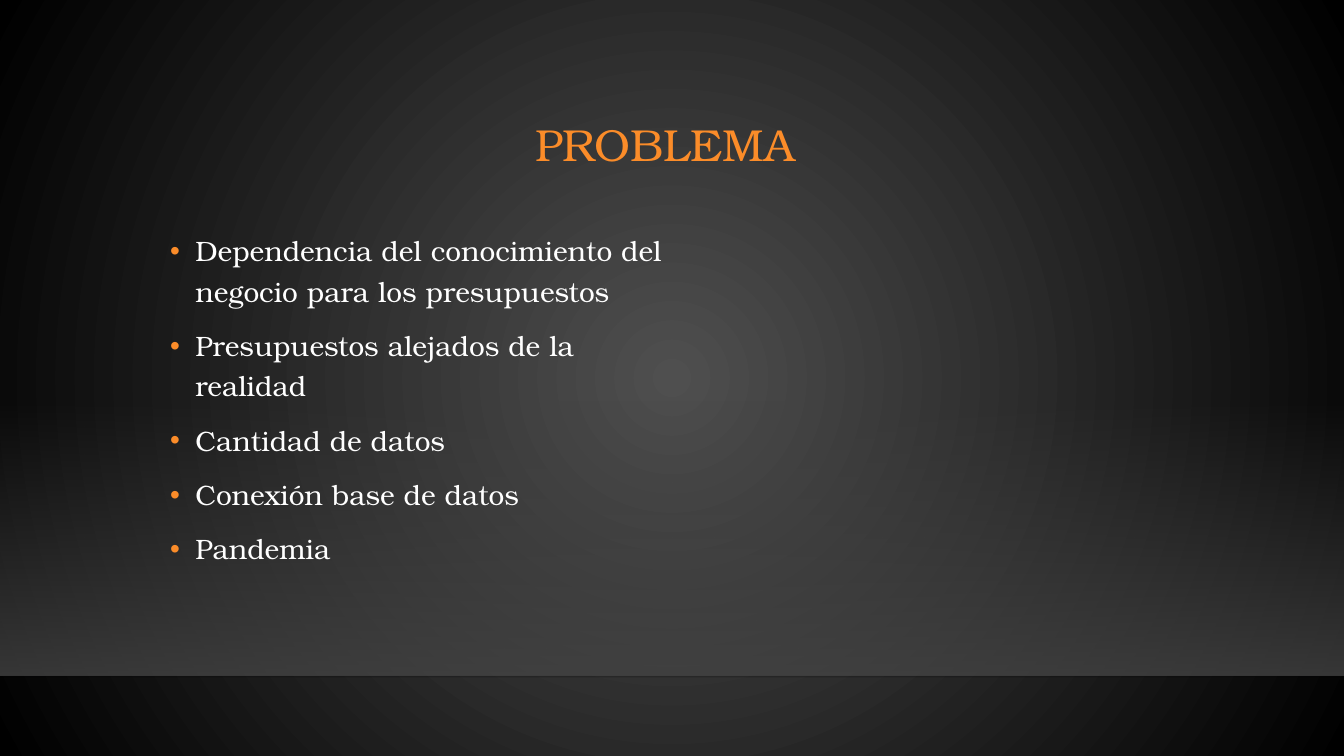
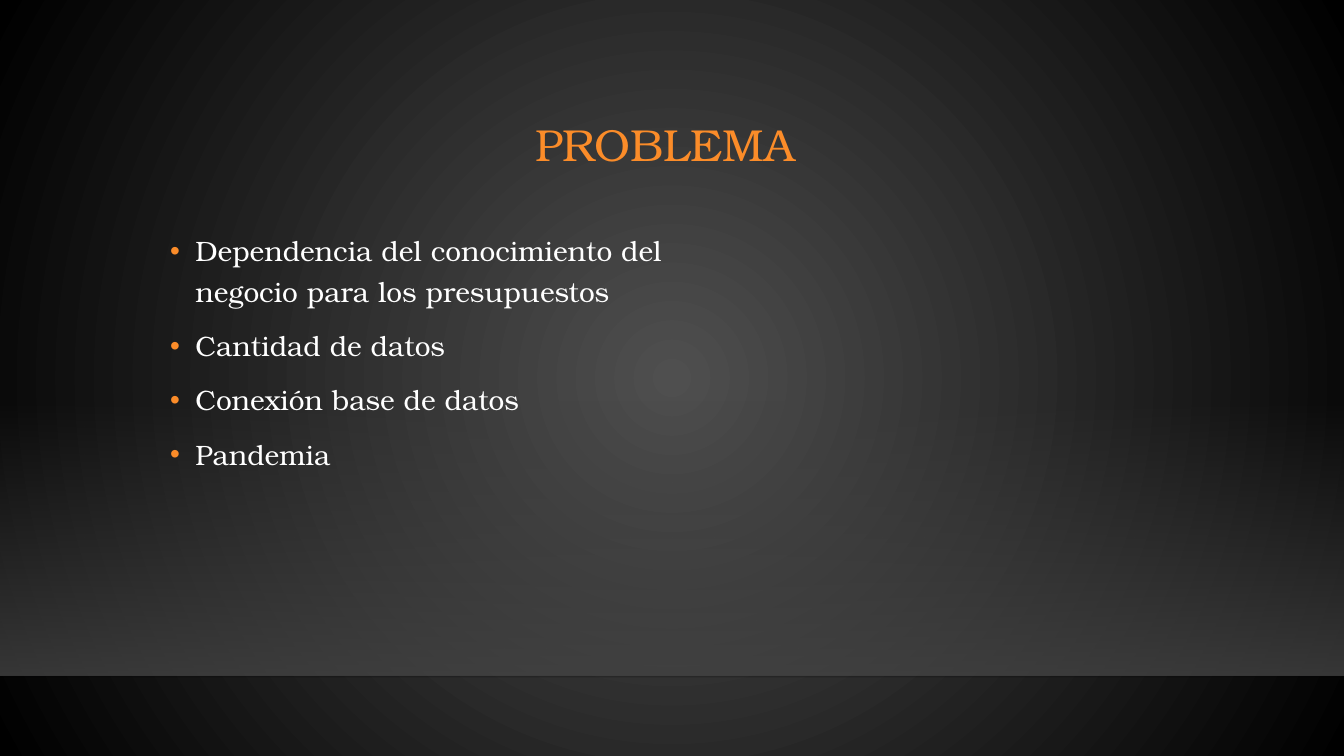
Before and after one commit to DanielAcevedoLaRivera/ProyectoR, a slide deck: slide 2 of Proyecto_final/Presentacion.pptx. Drawn at 1344x756 pixels with LibreOffice and Linux fonts; fonts in the diff are those of the drawing; background and template pictures are left out. Boxes give left, top, right and bottom in pixels: in the first picture for what was removed or moved away, otherwise in the second. Text is boxed around its words. In the diff, an @@ line names an element or a change of style, - is before the commit and + after.

```diff
--- a/Proyecto_final/Presentacion.pptx
+++ b/Proyecto_final/Presentacion.pptx
@@ text at bbox=[195, 336, 574, 397]: paragraph removed @@
-• Presupuestos alejados de la realidad
```
Also in this commit, not shown: 1 other slide changed.
